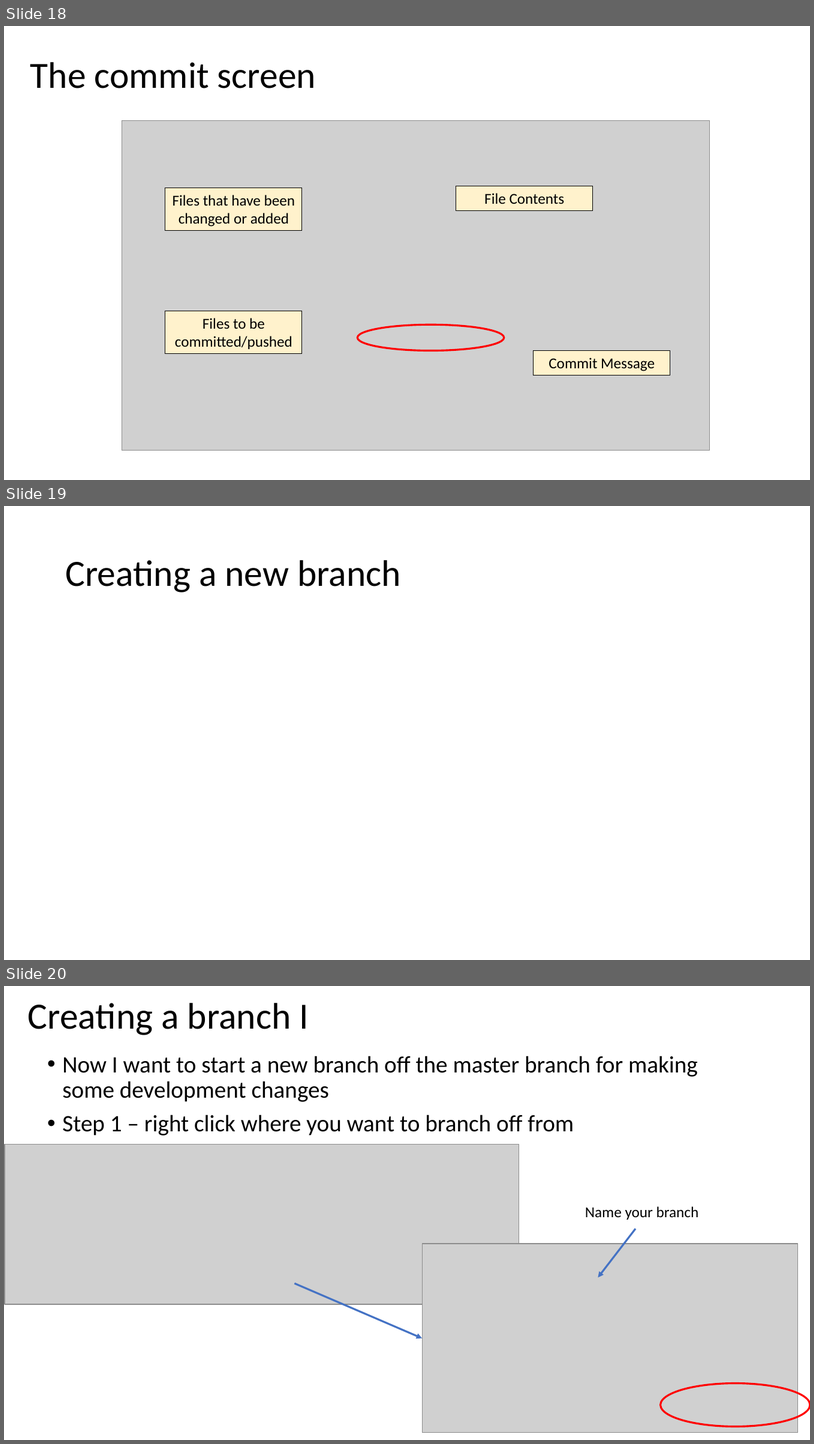
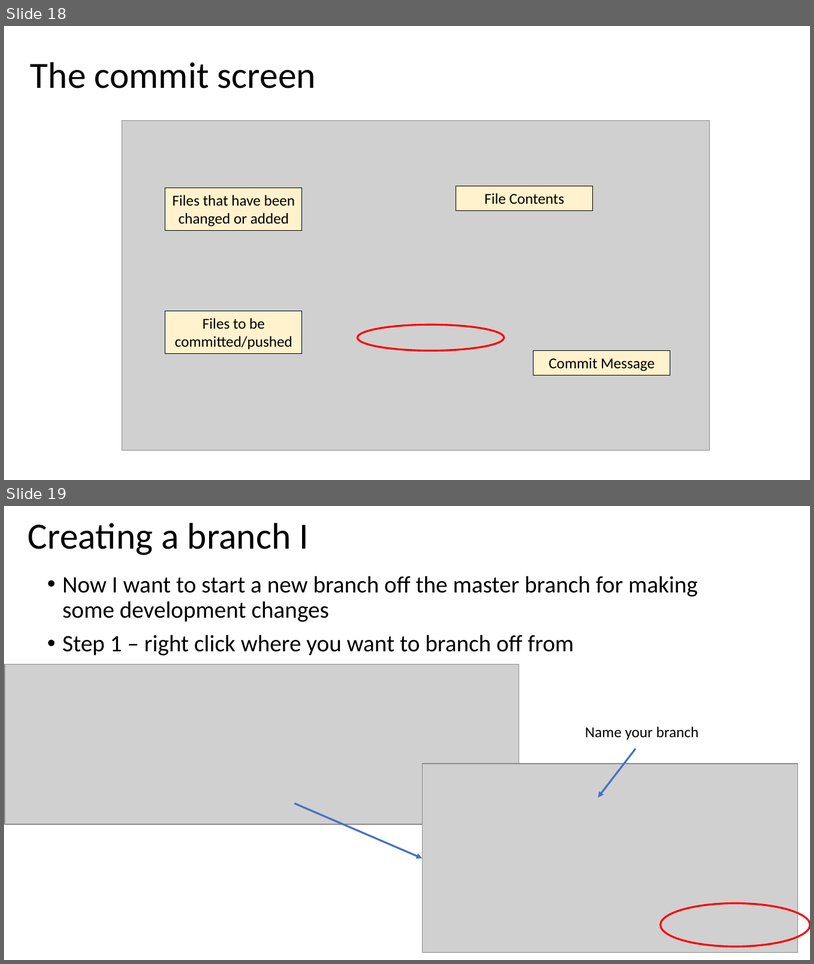
Before and after one commit to maxxb77/EBGN632_2019, a slide deck: ClassSlides/Course2.pptx. Shown one above the other, each under a label of ours: slides 18, 19 and 20 before the commit, slides 18 and 19 after it. The pictures are 814x1444 and 814x964 pixels, drawn with LibreOffice and Linux fonts; fonts in the diff are those of the drawing; grey boxes stand for pictures. Boxes give left, top, right and bottom in pixels: in the first picture for what was removed or moved away, otherwise in the second. Text is boxed around its words. In the diff, an @@ line names an element or a change of style, - is before the commit and + after.

```diff
--- a/ClassSlides/Course2.pptx
+++ b/ClassSlides/Course2.pptx
@@ slide 19 removed at [4, 506, 810, 960], background #FFFFFF @@
@@ title removed at [65, 560, 401, 592] @@
-Creating a new branch
@@ what was slide 20 is now slide 19 @@
```
Also in this commit, not shown: 1 slide changed, 5 slides added, 1 other slide removed.
